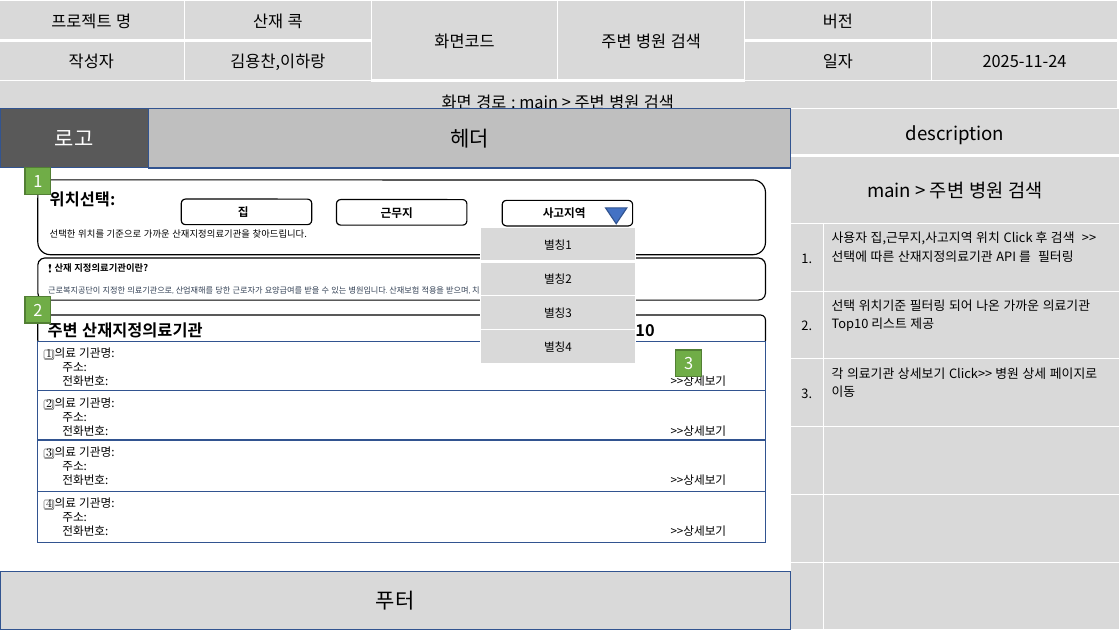
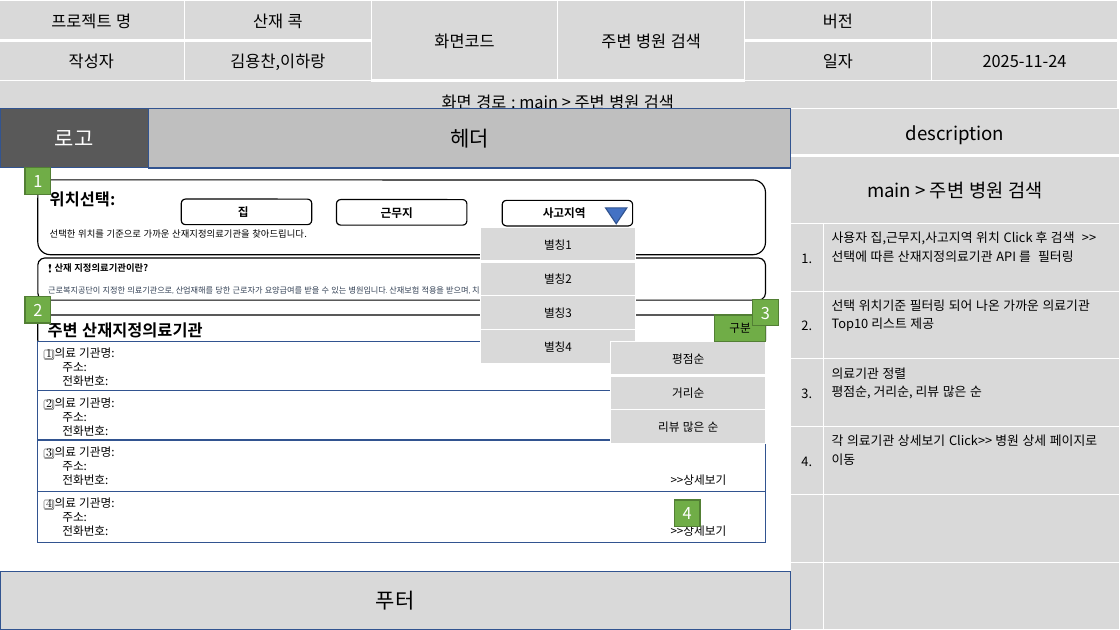
Before and after one commit to imyongchan/source, a slide deck: slide 49 of 최종 기획/스토리보드1201.pptx. Drawn at 1120x630 pixels with LibreOffice and Linux fonts; fonts in the diff are those of the drawing. Boxes give left, top, right and bottom in pixels: in the first picture for what was removed or moved away, otherwise in the second. Text is boxed around its words. In the diff, an @@ line names an element or a change of style, - is before the commit and + after.

```diff
--- a/최종 기획/스토리보드1201.pptx
+++ b/최종 기획/스토리보드1201.pptx
@@ table at (791,108,1120,630) @@
-row 5: 3. | 각 의료기관 상세보기 Click>> 병원 상세 페이지로 이동
+row 5: 3. | 의료기관 정렬 / 평점순, 거리순, 리뷰 많은 순
+row 6: 4. | 각 의료기관 상세보기 Click>> 병원 상세 페이지로 이동
-row 8:  | 
@@ rectangle "3": place and size @@
-rectangle "3" at (676,350,702,377)
+rectangle "3" at (753,299,778,326)
@@ text in rounded rectangle at (48,320,202,342): text changed @@
-주변 산재지정의료기관 Top 10
+주변 산재지정의료기관
@@ rectangle added at (715,315,765,341), fill #70AD47, outline #538035 1 pt, 10 pt, text #000000 @@
+구분
@@ table added at (611,341,765,444), 3 rows, 1 columns @@
+평점순
+거리순
+리뷰 많은 순
@@ rectangle added at (675,500,700,527), fill #70AD47, outline #538035 1 pt, 14 pt, text #FFFFFF @@
+4
```
Also in this commit, not shown: 1 other slide changed.
